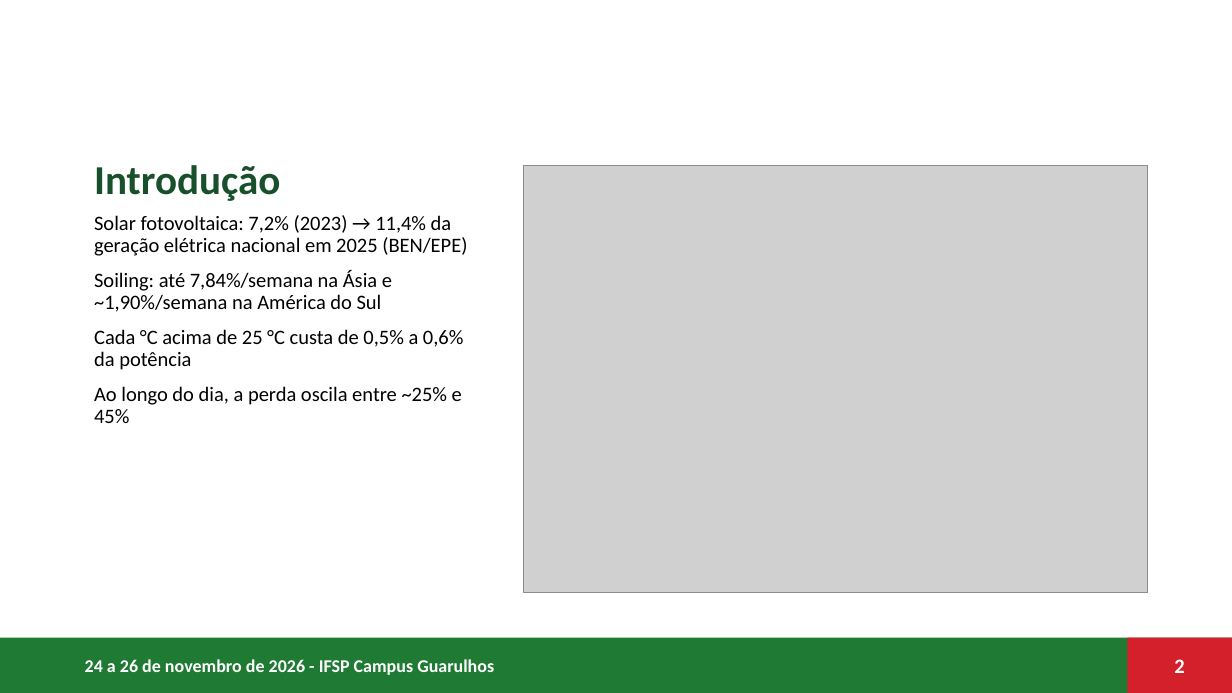
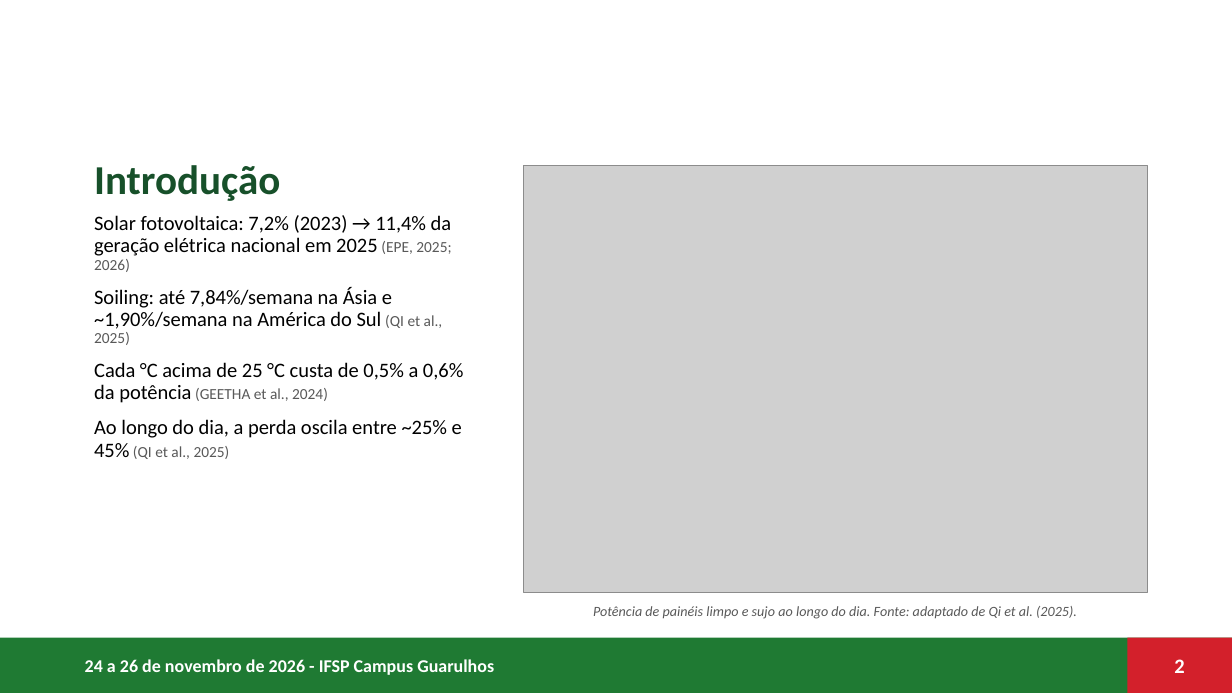
Before and after one commit to RukasuDesuu/auto-cleaning-solar-panel, a slide deck: slide 2 of docs/Presentations/ASCM_CONICT_2026.pptx. Drawn at 1232x693 pixels with LibreOffice and Linux fonts; fonts in the diff are those of the drawing; grey boxes stand for pictures; background and template pictures are left out. Boxes give left, top, right and bottom in pixels: in the first picture for what was removed or moved away, otherwise in the second. Text is boxed around its words. In the diff, an @@ line names an element or a change of style, - is before the commit and + after.

```diff
--- a/docs/Presentations/ASCM_CONICT_2026.pptx
+++ b/docs/Presentations/ASCM_CONICT_2026.pptx
@@ text at box(94, 215, 463, 459): text changed @@
-Solar fotovoltaica: 7,2% (2023) → 11,4% da geração elétrica nacional em 2025 (BEN/EPE)
-Soiling: até 7,84%/semana na Ásia e ~1,90%/semana na América do Sul
-Cada °C acima de 25 °C custa de 0,5% a 0,6% da potência
-Ao longo do dia, a perda oscila entre ~25% e 45%
+Solar fotovoltaica: 7,2% (2023) → 11,4% da geração elétrica nacional em 2025 (EPE, 2025; 2026)
+Soiling: até 7,84%/semana na Ásia e ~1,90%/semana na América do Sul (QI et al., 2025)
+Cada °C acima de 25 °C custa de 0,5% a 0,6% da potência (GEETHA et al., 2024)
+Ao longo do dia, a perda oscila entre ~25% e 45% (QI et al., 2025)
@@ text added at box(593, 606, 1077, 619), 11 pt, text #595959, italic @@
+Potência de painéis limpo e sujo ao longo do dia. Fonte: adaptado de Qi et al. (2025).
```
